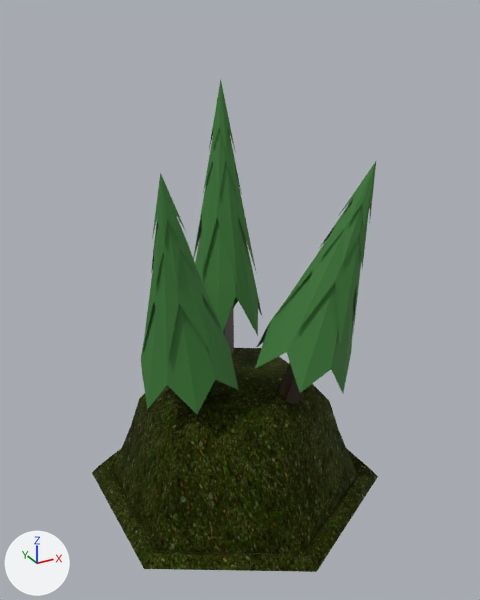
Renders of the glTF model src/modules/base/assets/forest-hills.glb from each side of a commit.
The view is the same before and after, from a camera (50 mm lens) standing at (-1.8, -3.33, 2.99) and looking at (0.0, -0.06, 1.35). The lights are fixed; the arrows at lower left show +X, +Y and +Z. The first picture is the older version. Where no turn or scale is listed for an object, it has been applied to the vertices.

The first picture shows 'HexagonTile.010', 'Tree.002', 'Tree.003', 'Tree.006'.
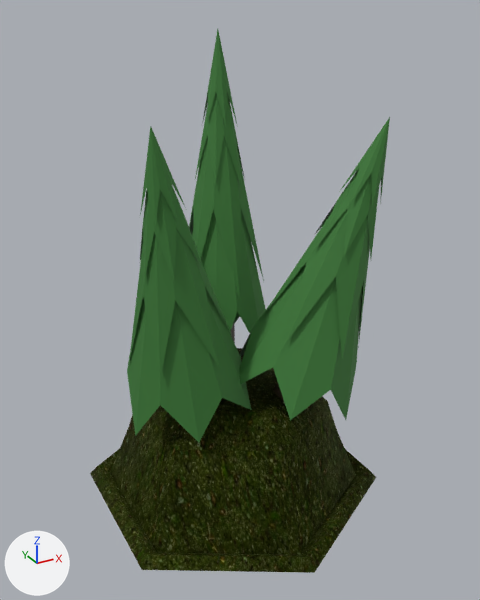
Commit message: Tweaks to forced perspective tiles

The change in detail:
Object 'HexagonTile.010' (ob_hexagontile_010) moves from (2.326, 9.217, 0.0) to (2.312, 9.217, 0.0).
Object 'Tree.002' (ob_tree_002) moves from (-0.426, -0.152, 1.371) to (-0.44, -0.152, 1.371).
Object 'Tree.002' (ob_tree_002) is rescaled from (1.23, 1.23, 2.0) to (1.57, 1.57, 2.56).
Object 'Tree.003' (ob_tree_003) moves from (0.111, 0.373, 1.564) to (0.097, 0.373, 1.564).
Object 'Tree.003' (ob_tree_003) is rescaled from (1.23, 1.23, 2.0) to (1.57, 1.57, 2.56).
Object 'Tree.006' (ob_tree_006) moves from (0.365, -0.439, 1.414) to (0.351, -0.439, 1.414).
Object 'Tree.006' (ob_tree_006) is rescaled from (1.23, 1.23, 2.0) to (1.57, 1.57, 2.56).

Changed parts and their boxes (x1, y1, x2, y2) in the pictures (480 x 600 px):
'HexagonTile.010', moved
    before: (92, 348, 378, 572)
    after: (90, 348, 376, 573)
'Tree.002', moved, rescaled (26% wider, 30% taller)
    before: (141, 172, 239, 414)
    after: (127, 126, 251, 442)
'Tree.006', moved, rescaled (25% wider, 25% taller)
    before: (255, 161, 376, 404)
    after: (239, 117, 390, 420)
'Tree.003', moved, rescaled
    before: (193, 80, 262, 354)
    after: (189, 29, 266, 343)
